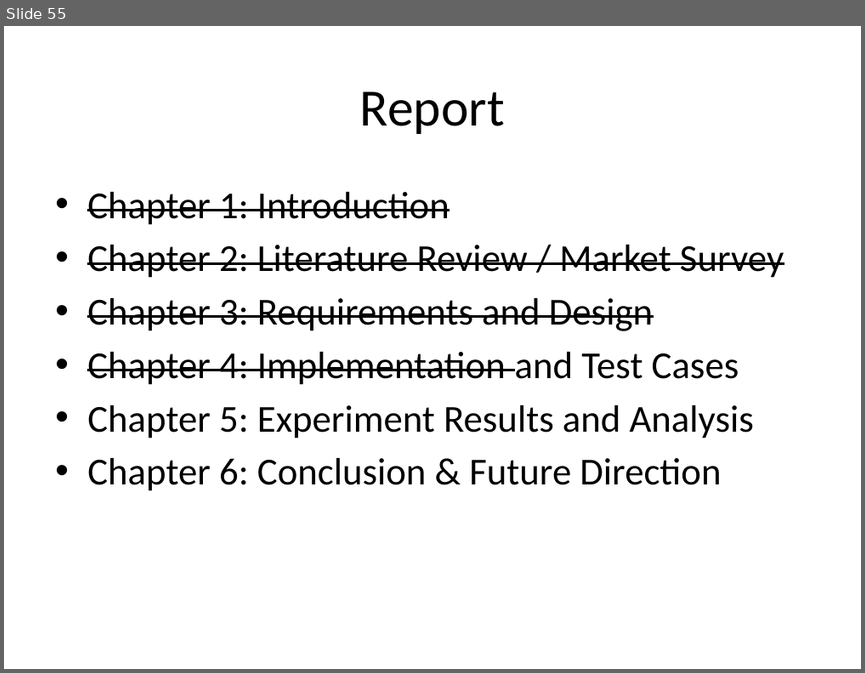
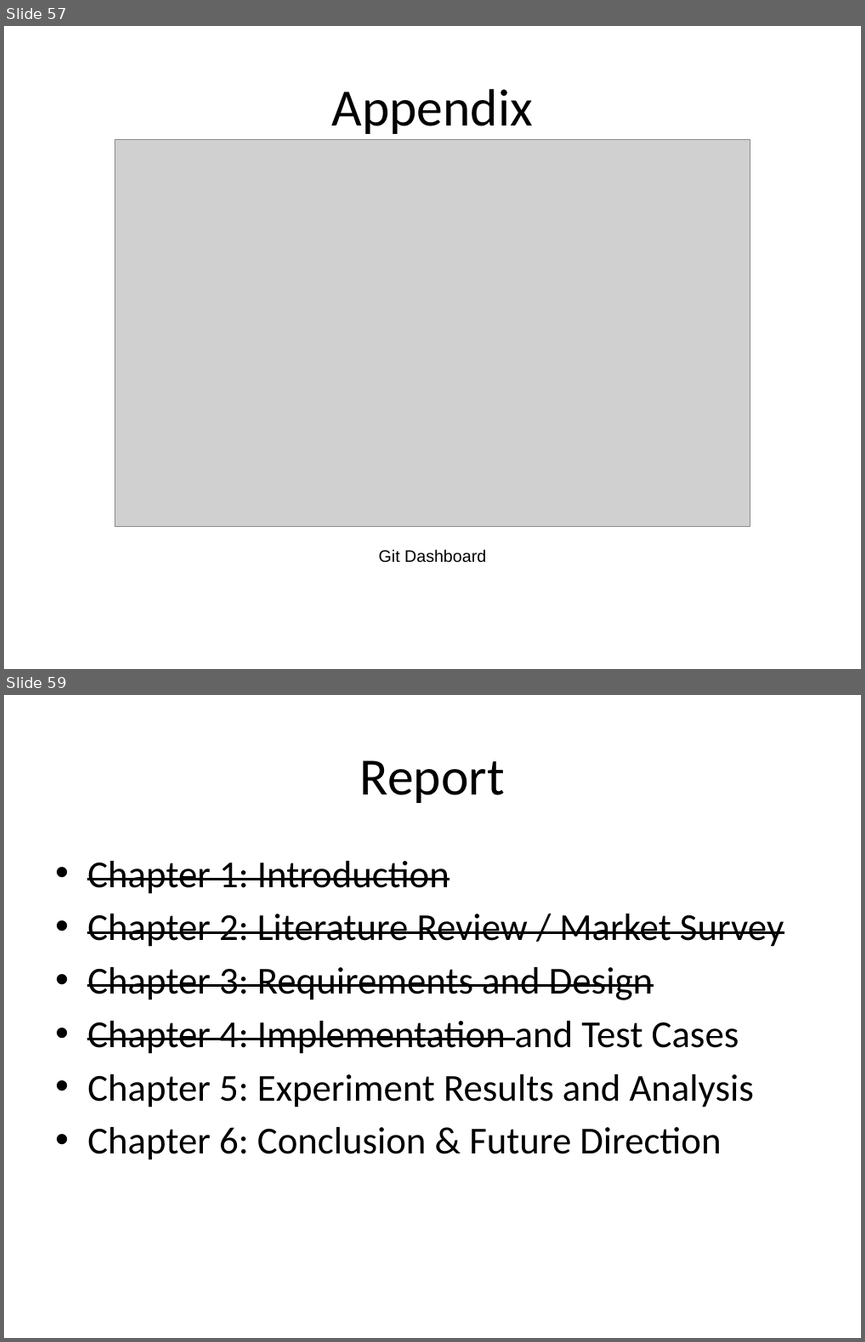
Before and after one commit to devdansty/LegalMatepk-, a slide deck: Documentation/presentation/07.1 - Progress Presentation_SDP1 - Filled.pptx. Shown one above the other, each under a label of ours: slide 55 before the commit, slides 57 and 59 after it; the slides between them are not shown. The pictures are 865x673 and 865x1342 pixels, drawn with LibreOffice and Linux fonts; fonts in the diff are those of the drawing; grey boxes stand for pictures; background and template pictures are left out. Boxes give left, top, right and bottom in pixels: in the first picture for what was removed or moved away, otherwise in the second. Text is boxed around its words. In the diff, an @@ line names an element or a change of style, - is before the commit and + after.

```diff
--- a/Documentation/presentation/07.1 - Progress Presentation_SDP1 - Filled.pptx
+++ b/Documentation/presentation/07.1 - Progress Presentation_SDP1 - Filled.pptx
@@ slide 57 added at (4,26,861,669), background picture (left out) @@
@@ title added at (332,89,533,134), 44 pt, text #000000 @@
+Appendix
@@ picture added at (115,139,749,527) @@
@@ text added at (379,549,486,562), 14 pt, text #000000 @@
+Git Dashboard
@@ what was slide 55 is now slide 59 @@
```
Also in this commit, not shown: 2 slides changed, 3 other slides added.
